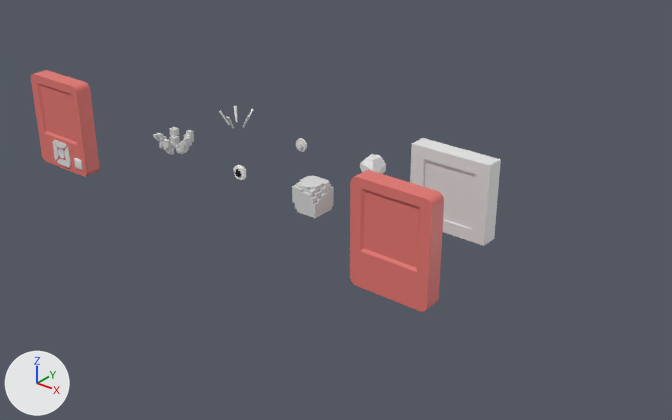
Before and after pictures for a commit that changed the Blender file rocco.blend.
Both versions are drawn from a 50 mm lens placed at (94.1, -63.9, 39.2), pointed at (34.8, 10.1, -6.7). Arrows for +X, +Y and +Z are at lower left; the lights stay in place.

In view in the first picture: 'Case.001', 'Case.002', 'Case.003', 'Eye', 'Rock', 'eye_10x10x4', 'hair_10x5x10', 'rock_10x10x10'.
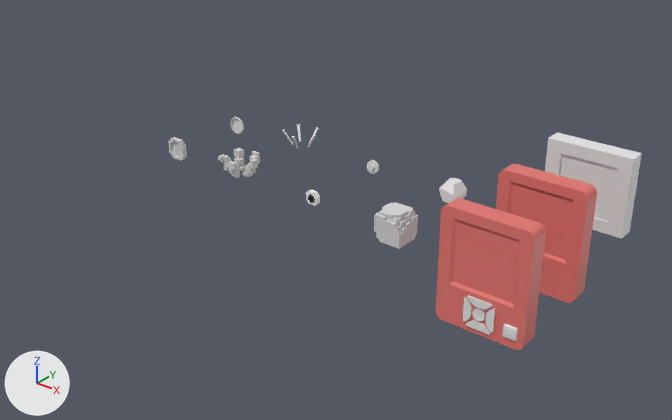
Commit message: Add mouth & fix eye shadows

ob_beziercircle is not drawn itself; it is used by a modifier of ob_cylinder.

Where the change shows, as pixel boxes [x1, y1, x2, y2] in the pictures (672 x 420 px):
'Case.002', moved
    before: [350, 170, 444, 312]
    after: [496, 164, 597, 303]
'Case.003', moved
    before: [31, 70, 100, 177]
    after: [436, 198, 546, 350]
'Case.001', moved
    before: [410, 138, 501, 246]
    after: [545, 132, 642, 239]
'rock_10x10x10', moved
    before: [292, 175, 334, 218]
    after: [374, 202, 418, 249]
'hair_10x5x10', moved
    before: [153, 127, 194, 155]
    after: [218, 148, 260, 178]
'Rock', moved
    before: [360, 154, 386, 174]
    after: [439, 178, 467, 203]
'mouth_10x10x2', added
    after: [168, 137, 187, 161]
'eye_10x10x4', moved
    before: [234, 165, 246, 180]
    after: [306, 189, 320, 206]
'Cylinder', moved
    before: [219, 106, 254, 128]
    after: [282, 124, 319, 149]
'Mode Button', moved
    before: [74, 158, 83, 170]
    after: [502, 324, 518, 342]
'Eye', moved
    before: [296, 138, 307, 151]
    after: [367, 160, 379, 174]
'Right Button', moved
    before: [65, 147, 71, 166]
    after: [486, 308, 495, 333]
'Up Button', moved
    before: [54, 140, 67, 149]
    after: [467, 295, 493, 309]
'Down Button', moved
    before: [57, 159, 70, 167]
    after: [465, 320, 490, 335]
'Left Button', moved
    before: [52, 141, 59, 160]
    after: [463, 297, 472, 322]
'Center Button', moved
    before: [58, 148, 65, 158]
    after: [472, 308, 485, 321]
'Mouth', added
    after: [230, 117, 244, 134]

The change, as a diff of the scene's bpy script:
```diff
--- a/rocco.blend.py
+++ b/rocco.blend.py
@@ mat_name_002 @@
+mat_name_002 = principled_material('name.002')
+mat_name_002.base_color = (0.8, 0.8, 0.8)  # white #e7e7e7
+mat_name_002.metallic = 0.25
+mat_name_002.roughness = 1.0
@@ me_name_003 @@
+me_name_003.from_pydata(...)  # 80 vertices, 124 faces; spans x -1.17..1.17, y 0.2..0.67, z -1.17..1.17
+me_name_003.materials.append(mat_name_002)  # its picture is missing
@@ me_circle @@
+me_circle.from_pydata(...)  # 177 vertices, 160 faces; spans x -1.0..1.0, y -0.21..0.0, z -1.0..1.0
@@ ob_beziercircle @@
 ob_beziercircle = bpy.data.objects.new('BezierCircle', cu_beziercircle)
-ob_beziercircle.location = (20.0, 10.0, 0.0)
+ob_beziercircle.location = (30.0, 10.0, 0.0)
@@ ob_hair_10x5x10 @@
 ob_hair_10x5x10 = bpy.data.objects.new('hair_10x5x10', me_name_002)
-ob_hair_10x5x10.location = (20.0, 0.0, 0.0)
+ob_hair_10x5x10.location = (30.0, 0.0, 0.0)
@@ ob_case_002 @@
 ob_case_002 = bpy.data.objects.new('Case.002', me_cube_001)
-ob_case_002.location = (50.0, 0.0, 0.0)
+ob_case_002.location = (60.0, 10.0, 0.0)
@@ ob_case_003 @@
 ob_case_003 = bpy.data.objects.new('Case.003', me_cube_003)
-ob_case_003.location = (0.0, 0.0, 0.0)
+ob_case_003.location = (60.0, 0.0, 0.0)
@@ ob_case_001 @@
 ob_case_001 = bpy.data.objects.new('Case.001', me_cube_002)
-ob_case_001.location = (50.0, 10.0, 0.0)
+ob_case_001.location = (60.0, 20.0, 0.0)
@@ ob_eye @@
 ob_eye = bpy.data.objects.new('Eye', me_cylinder)
-ob_eye.location = (30.0, 10.0, 0.0)
+ob_eye.location = (40.0, 10.0, 0.0)
@@ ob_eye_10x10x4 @@
 ob_eye_10x10x4 = bpy.data.objects.new('eye_10x10x4', me_name)
-ob_eye_10x10x4.location = (30.0, 0.0, 0.0)
+ob_eye_10x10x4.location = (40.0, 0.0, 0.0)
@@ ob_rock @@
 ob_rock = bpy.data.objects.new('Rock', me_cube)
-ob_rock.location = (40.0, 10.0, 0.0)
+ob_rock.location = (50.0, 10.0, 0.0)
@@ ob_rock_10x10x10 @@
 ob_rock_10x10x10 = bpy.data.objects.new('rock_10x10x10', me_name_001)
-ob_rock_10x10x10.location = (40.0, 0.0, 0.0)
+ob_rock_10x10x10.location = (50.0, 0.0, 0.0)
@@ ob_mouth_10x10x2 @@
+ob_mouth_10x10x2 = bpy.data.objects.new('mouth_10x10x2', me_name_003)
+ob_mouth_10x10x2.location = (20.0, 0.0, 0.0)
@@ ob_mouth @@
+ob_mouth = bpy.data.objects.new('Mouth', me_circle)
+ob_mouth.location = (20.0, 10.0, 0.0)
```
